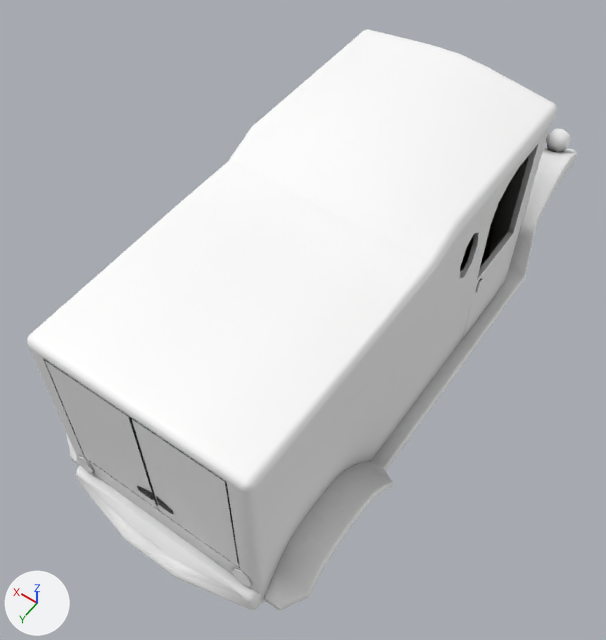
A saved change to the COLLADA model Assets/_Developers/Katsu/Cars/TruckCar.dae.
One viewpoint serves both versions: a 50 mm lens placed at (-2.7, 4.99, 6.04), pointed at (0.12, 1.04, -0.15). Every picture has the same lights, and +X, +Y and +Z are marked at lower left. Objects named as collision shapes, trigger or cutter boxes, shadow casters or lower levels of detail are left out. Where no turn or scale is listed for an object, it has been applied to the vertices.

The first picture shows 'CHASSIS_Paint', 'CHASSIS_Parts', 'DOOR_L', 'DOOR_R'.
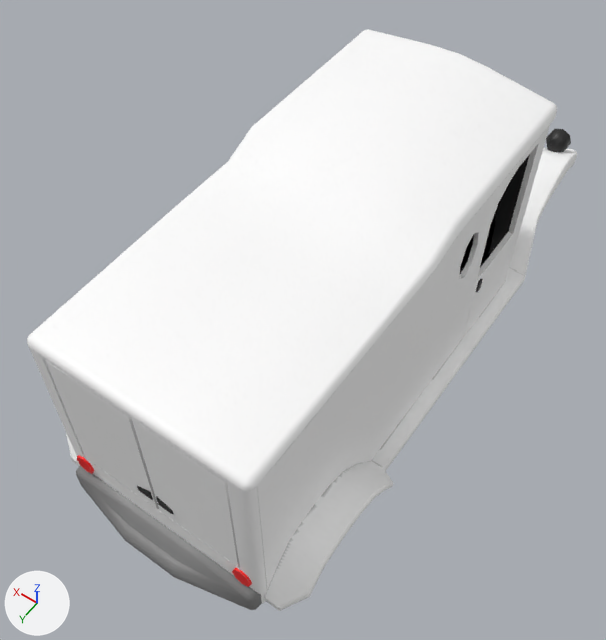
Scene script edits in JSON lines:
```json
{"op": "add", "block": "img_truckcar_paintcar_1_basecolor_png", "code": ["img_truckcar_paintcar_1_basecolor_png = load_image('TruckCar_PAINTCAR_1_BaseColor.png', '../Props/Texture/CarsTexture/TruckCar_PAINTCAR_1_BaseColor.png', 1024, 1024, 'sRGB')"]}
{"op": "set", "path": "mat_paintcar_1.texture", "old": "img_paintcar_1_png", "new": "img_truckcar_paintcar_1_basecolor_png"}
{"block": "me_cube_119", "where": "# used by ob_chassis_paint; location = (0.0, 0.0, 0.0)"}
{"op": "remove", "block": "me_cube_119", "code": "me_cube_119.from_pydata(...)  # 416 vertices, 746 faces; spans x -1.04..1.04, y -2.67..3.23, z -0.94..1.52"}
{"op": "add", "block": "me_cube_119", "code": "me_cube_119.from_pydata(...)  # 668 vertices, 1166 faces; spans x -1.36..1.36, y -2.73..3.23, z -0.94..1.52"}
{"block": "me_cube_119", "change": "me_cube_119 part 3: 252 vertices added at x -1.36..1.36, y -2.73..3.18, z -0.94..-0.07"}
{"block": "me_cube_025", "where": "# used by ob_chassis_parts; location = (0.0, 0.0, 0.0)"}
{"op": "remove", "block": "me_cube_025", "code": "me_cube_025.from_pydata(...)  # 849 vertices, 1418 faces; spans x -1.36..1.36, y -2.8..3.46, z -1.03..1.27"}
{"op": "add", "block": "me_cube_025", "code": "me_cube_025.from_pydata(...)  # 653 vertices, 1018 faces; spans x -1.36..1.36, y -2.8..3.46, z -1.03..1.27"}
{"block": "me_cube_025", "change": "me_cube_025 part 1"}
{"block": "me_cube_025", "change": "212 vertices are removed from x -1.36..1.36, y -2.73..3.18, z -0.88..-0.07"}
{"block": "me_cube_025", "change": "420 faces are deleted"}
{"block": "me_cube_025", "change": "16 vertices are added at x -0.19..0.19, y 3.22..3.24, z -0.15..0.01"}
{"block": "me_cube_025", "change": "20 new faces join them"}
{"block": "me_cube_025", "change": "me_cube_025 part 2: 151 kept faces spanning x -1.36..1.36, y -2.79..3.46, z -1.03..-0.1 get new texture (UV) coordinates"}
```

Location of each change, [x1, y1, x2, y2] in pixels of the pictures (606 x 640 px):
```json
{"object": "CHASSIS_Parts", "change": "surface changed", "before": [74, 129, 572, 610], "after": [74, 129, 572, 610], "on screen": "white to grey"}
{"part": 1, "of": "me_cube_025", "change": "cut back", "before": [74, 148, 572, 602], "after": [138, 488, 173, 514]}
{"part": 2, "of": "me_cube_025", "change": "surface changed", "before": [76, 466, 262, 610], "after": [76, 466, 262, 610], "on screen": "white to grey"}
{"part": 3, "of": "me_cube_119", "change": "added", "after": [66, 148, 577, 611]}
```
